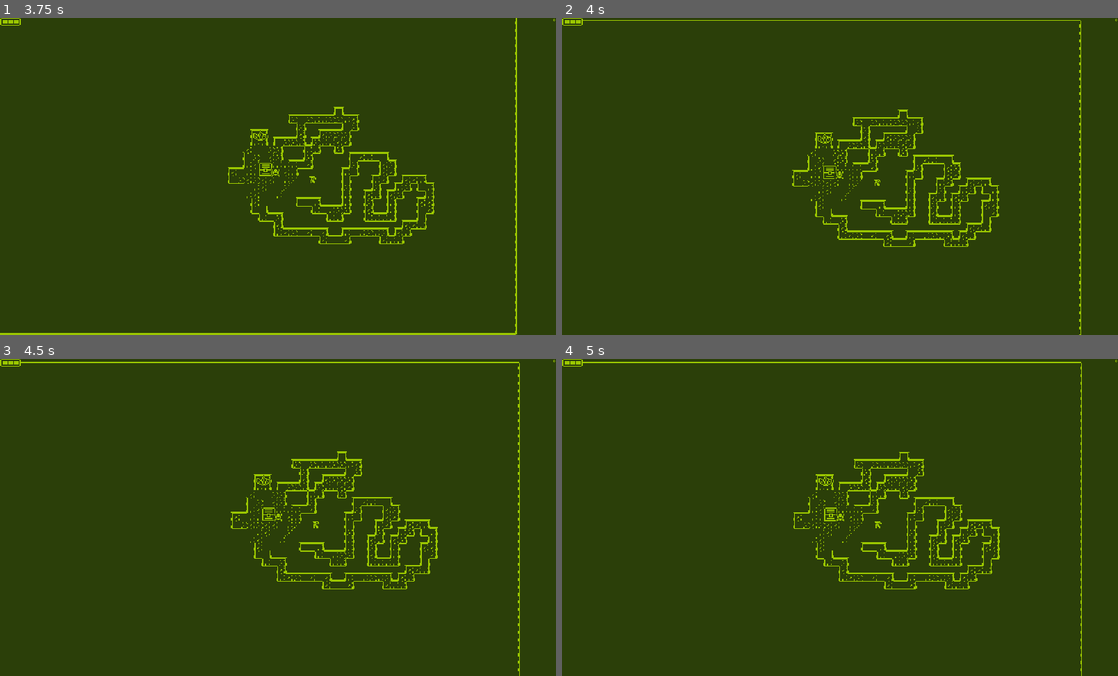
Above: before the commit, frames 1-4 (two rows, left to right).
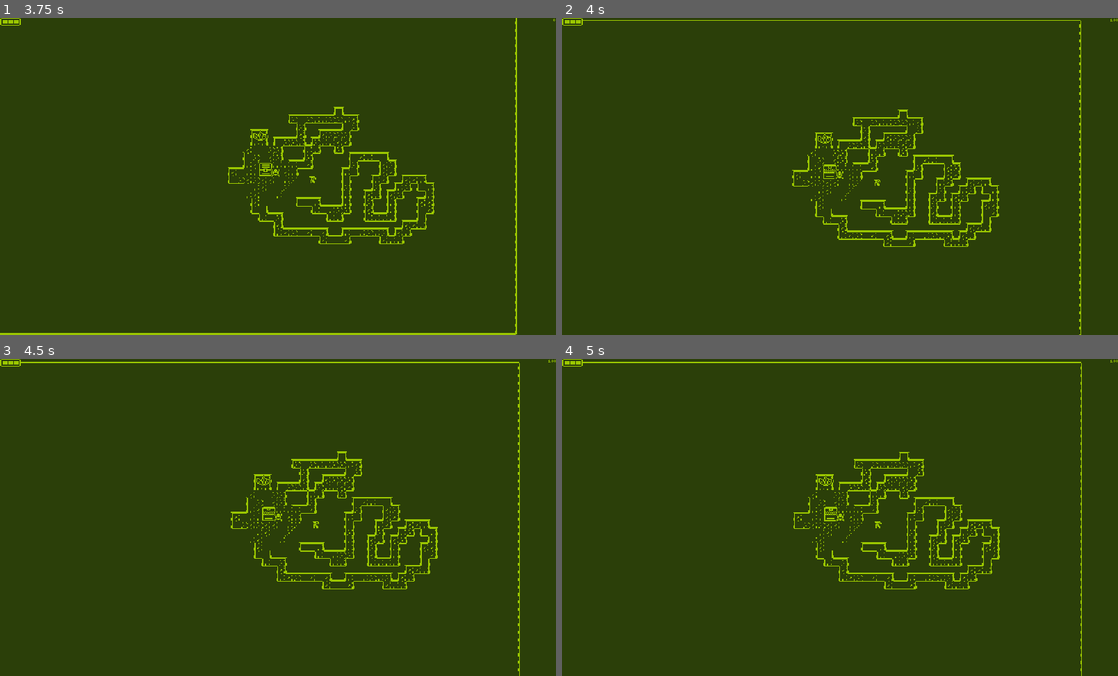
Above: after the commit, the same moments.

Repository: TheAihopGG/nokia-3310-jam-7
Game: Godot game, scene res://Scenes/game.tscn
Same seed, same stepped clock (60 frames per second), same inputs: the game is played once before the commit and once after it.
Inputs (mouse positions are in pixels of both pictures, inside the frame that each line leads up to):
- Up to frame 1 (3.75 s): move the mouse to (400, 160) at 0.52 s; press the mouse at (400, 160) at 0.53 s; hold Right (ui_right) 0.53-1.28 s; tap F (interact) at 0.8, 1.35, 2.3, 2.85 s; move the mouse to (166, 192) at 1.27 s; release the mouse at (166, 192) at 1.28 s; hold Down (ui_down) 1.28-2.03 s; click (166, 192) at 1.55 s; move the mouse to (333, 106) at 2.02 s; press the mouse at (333, 106) at 2.03 s; hold Right (ui_right) 2.03-2.78 s; move the mouse to (250, 239) at 2.77 s; release the mouse at (250, 239) at 2.78 s; hold Up (ui_up) 2.78-3.53 s; click (250, 239) at 3.05 s; move the mouse to (444, 224) at 3.52 s; press the mouse at (444, 224) at 3.53 s; hold Left (ui_left) from 3.53 s (still down)
- Up to frame 2 (4 s): keep holding Left (ui_left); tap F (interact) at 3.8 s
- Up to frame 3 (4.5 s): keep holding Left (ui_left); move the mouse to (111, 469) at 4.27 s; release the mouse at (111, 469) at 4.28 s; tap F (interact) at 4.35 s
- Up to frame 4 (5 s): keep holding Left (ui_left); click (673, 469) at 4.55 s

Frame 1 is identical in both runs. In frame 2, less than 0.1% of the frame differs, in the area x 46-100%, y 0-50%; in frame 3, less than 0.1%; in frame 4, less than 0.1%.

Commit message:
fix: adapted to new actions

Diff:
--- a/Scenes/Characters/Player/player.gd
+++ b/Scenes/Characters/Player/player.gd
@@ -21,12 +21,12 @@
 
 	rotate_weapon.look_at(get_global_mouse_position())
 
-	if Input.is_action_pressed("F") or Input.is_action_pressed("left_button_mouse"):
+	if Input.is_action_pressed("attack"):
 		hitbox.get_child(0).disabled = false
 	else:
 		hitbox.get_child(0).disabled = true
 
-	if nearest_chest and Input.is_action_just_pressed("F"):
+	if nearest_chest and Input.is_action_pressed("interact"):
 		if not nearest_chest.is_opened:
 			if inventory['keys'] > 0:
 				inventory['keys'] -= 1
